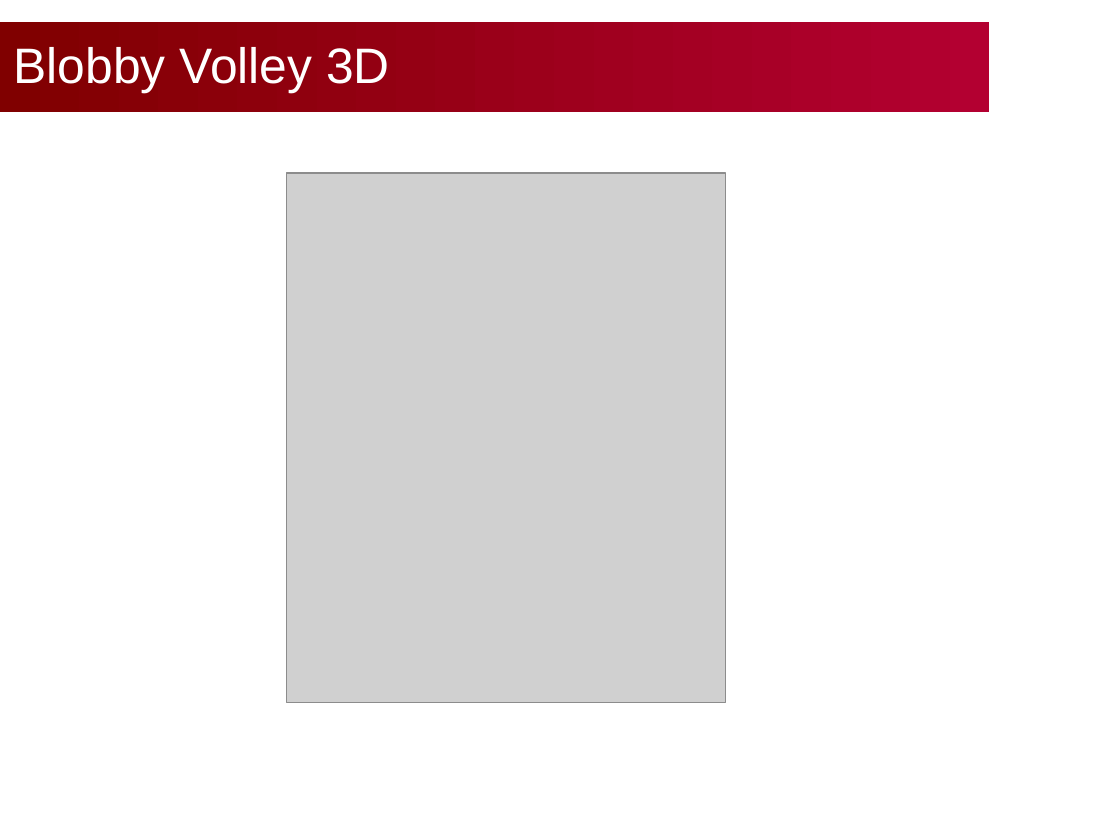
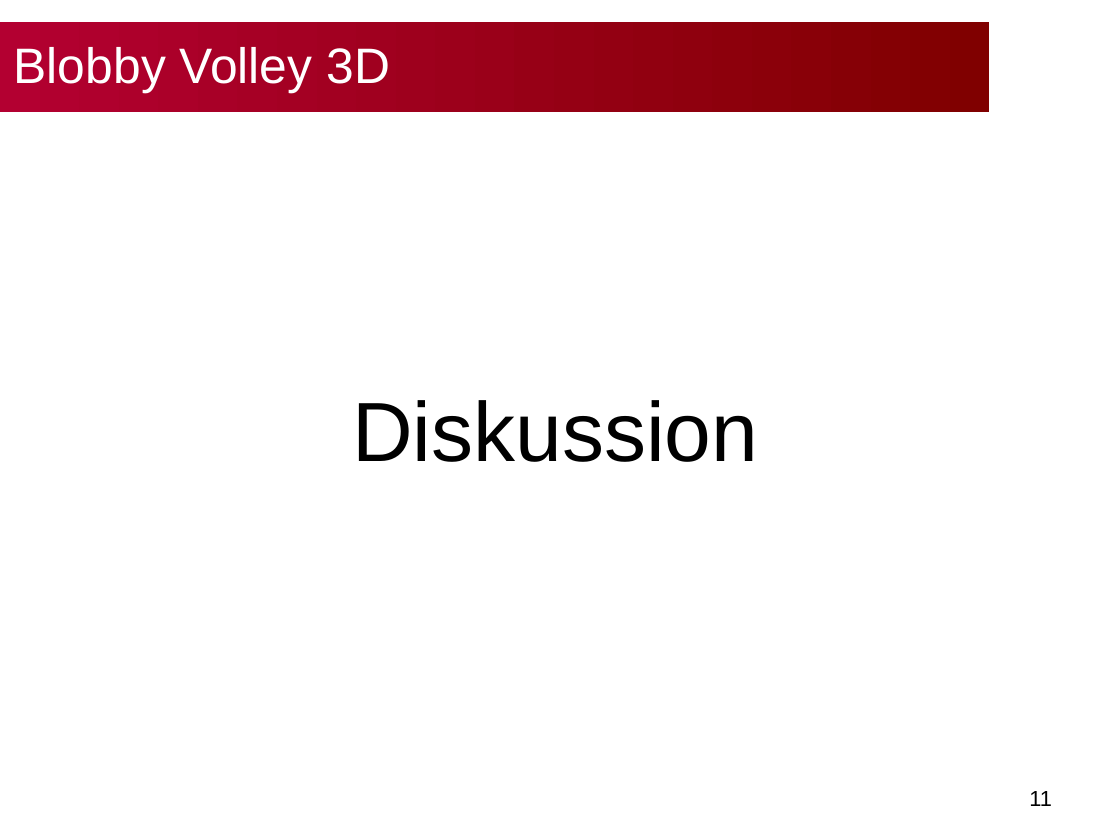
Before and after one commit to bwasty/blobby-volley-3d, a slide deck: slide 11 of Präsentationen/Slides-Abschlusspräsentation.ppt (slide 4 before the commit). Drawn at 1120x840 pixels with LibreOffice and Linux fonts; fonts in the diff are those of the drawing; grey boxes stand for pictures; background and template pictures are left out. Boxes give left, top, right and bottom in pixels: in the first picture for what was removed or moved away, otherwise in the second. Text is boxed around its words. In the diff, an @@ line names an element or a change of style, - is before the commit and + after.

```diff
--- a/Präsentationen/Slides-Abschlusspräsentation.ppt
+++ b/Präsentationen/Slides-Abschlusspräsentation.ppt
@@ rectangle "Blobby Volley 3D" at (0,22,989,112): title to rectangle; fill gradient #B30031 to #800000 to gradient #800000 to #B30031 @@
@@ picture removed at (287,174,726,703) @@
@@ text added at (352,400,758,462), 54 pt, text #000000 @@
+Diskussion
@@ page number added at (1029,791,1052,806), 14 pt, text #000000 @@
+11
```
Also in this commit, not shown: 7 other slides changed, 3 slides added, 1 slide removed.
